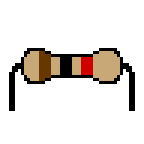
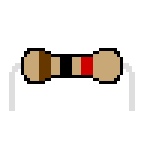
Before/after of a (144, 144) layered artwork. What changed in the layer stack:
painted on "tool-resistor.png" over (x1=9, y1=63, x2=135, y2=111)
